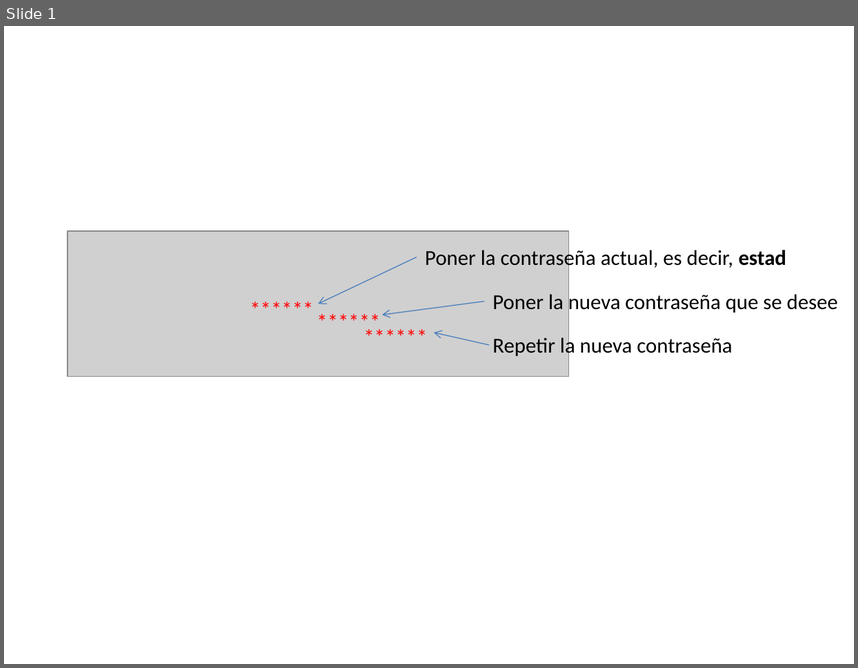
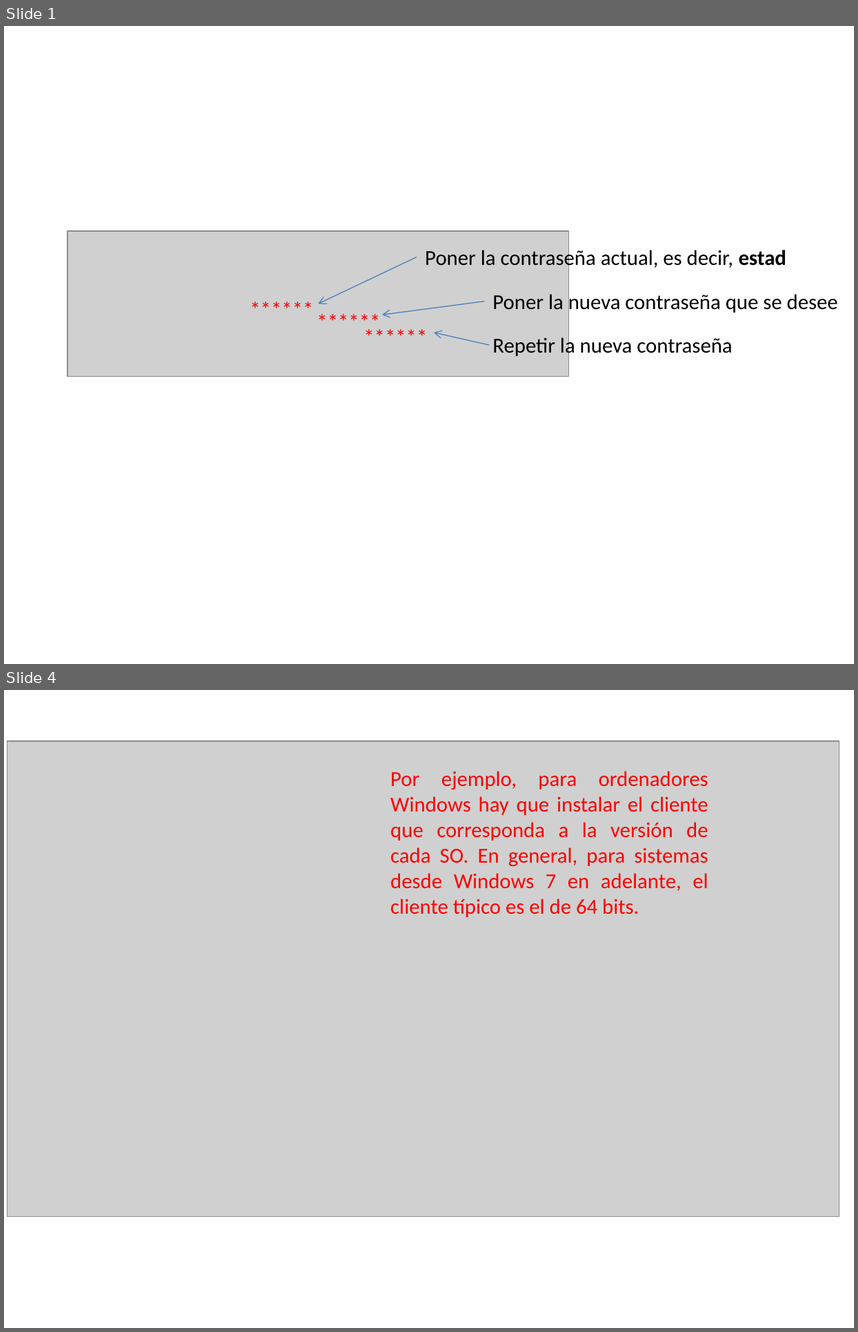
Before and after one commit to ULL-STAT/R_practicas_inferencia, a slide deck: images/Presentación1.pptx. Shown one above the other, each under a label of ours: slide 1 before the commit, slides 1 and 4 after it; the slides between them are not shown. The pictures are 858x668 and 858x1332 pixels, drawn with LibreOffice and Linux fonts; fonts in the diff are those of the drawing; grey boxes stand for pictures. Boxes give left, top, right and bottom in pixels: in the first picture for what was removed or moved away, otherwise in the second. Text is boxed around its words. In the diff, an @@ line names an element or a change of style, - is before the commit and + after.

```diff
--- a/images/Presentación1.pptx
+++ b/images/Presentación1.pptx
@@ slide 4 added at bbox=[4, 690, 854, 1328], background #FFFFFF @@
@@ picture added at bbox=[7, 741, 840, 1216] @@
@@ text added at bbox=[390, 771, 708, 917], 18 pt, text #FF0000 @@
+Por ejemplo, para ordenadores Windows hay que instalar el cliente que corresponda a la versión de cada SO. En general, para sistemas desde Windows 7 en adelante, el cliente típico es el de 64 bits.
```
Also in this commit, not shown: 1 slide changed, 5 other slides added, 6 other files.
